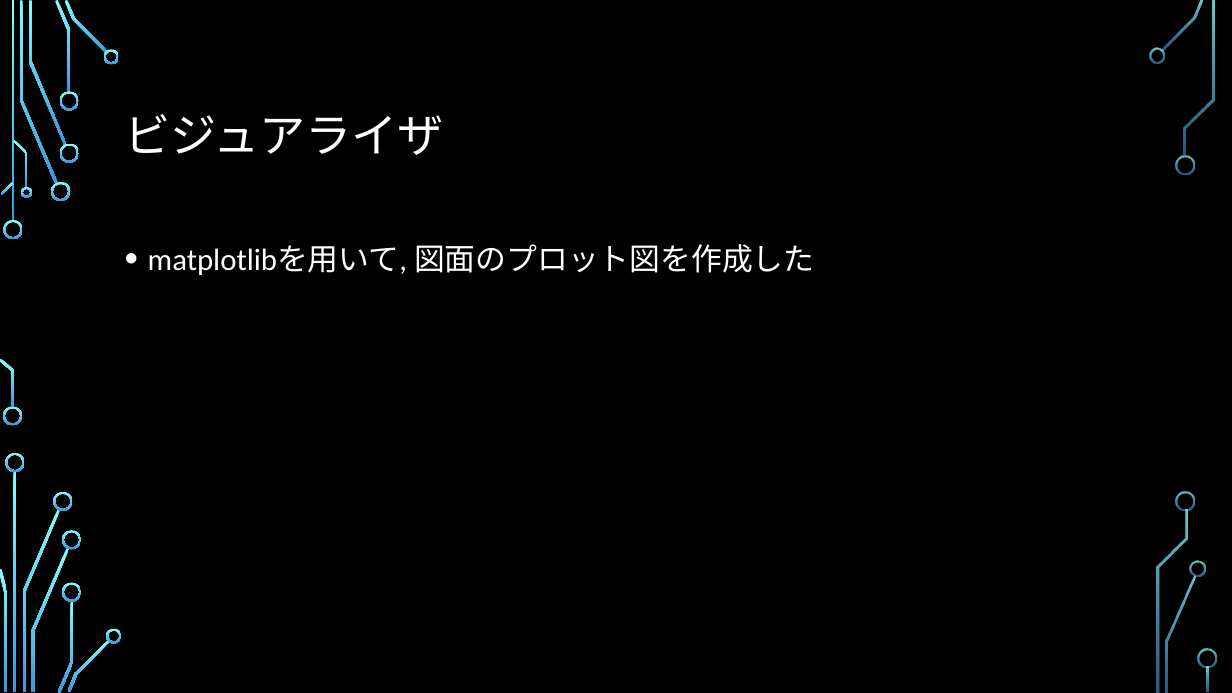
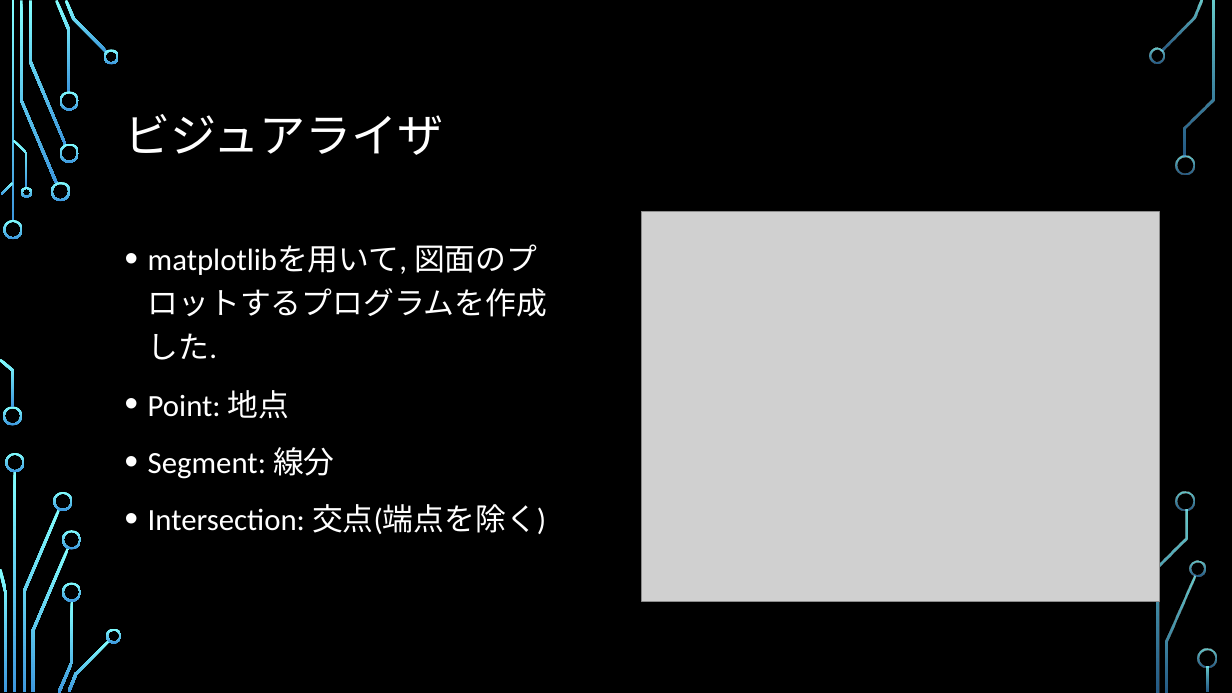
Before and after one commit to ie03-aizu-2019/ie03project-skys, a slide deck: slide 15 of Reports/Midterm.pptx (slide 13 before the commit). Drawn at 1232x693 pixels with LibreOffice and Linux fonts; fonts in the diff are those of the drawing; grey boxes stand for pictures; background and template pictures are left out. Boxes give left, top, right and bottom in pixels: in the first picture for what was removed or moved away, otherwise in the second. Text is boxed around its words. In the diff, an @@ line names an element or a change of style, - is before the commit and + after.

```diff
--- a/Reports/Midterm.pptx
+++ b/Reports/Midterm.pptx
@@ picture added at [641,212,1159,601] @@
@@ text at [148,244,547,534]: text changed @@
-• matplotlibを用いて, 図面のプロット図を作成した
+• matplotlibを用いて, 図面のプロットするプログラムを作成した.
+• Point: 地点
+• Segment: 線分
+• Intersection: 交点(端点を除く)
```
Also in this commit, not shown: 9 other slides changed, 2 slides added.
